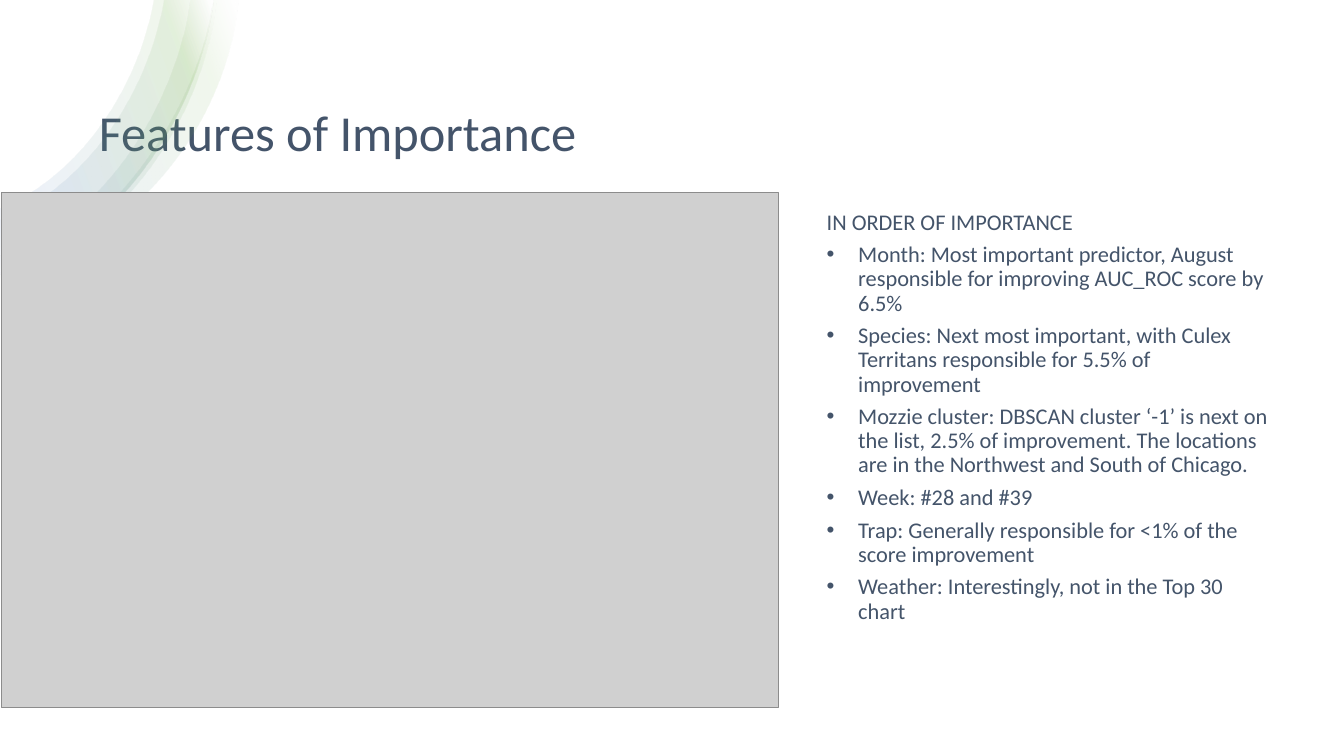
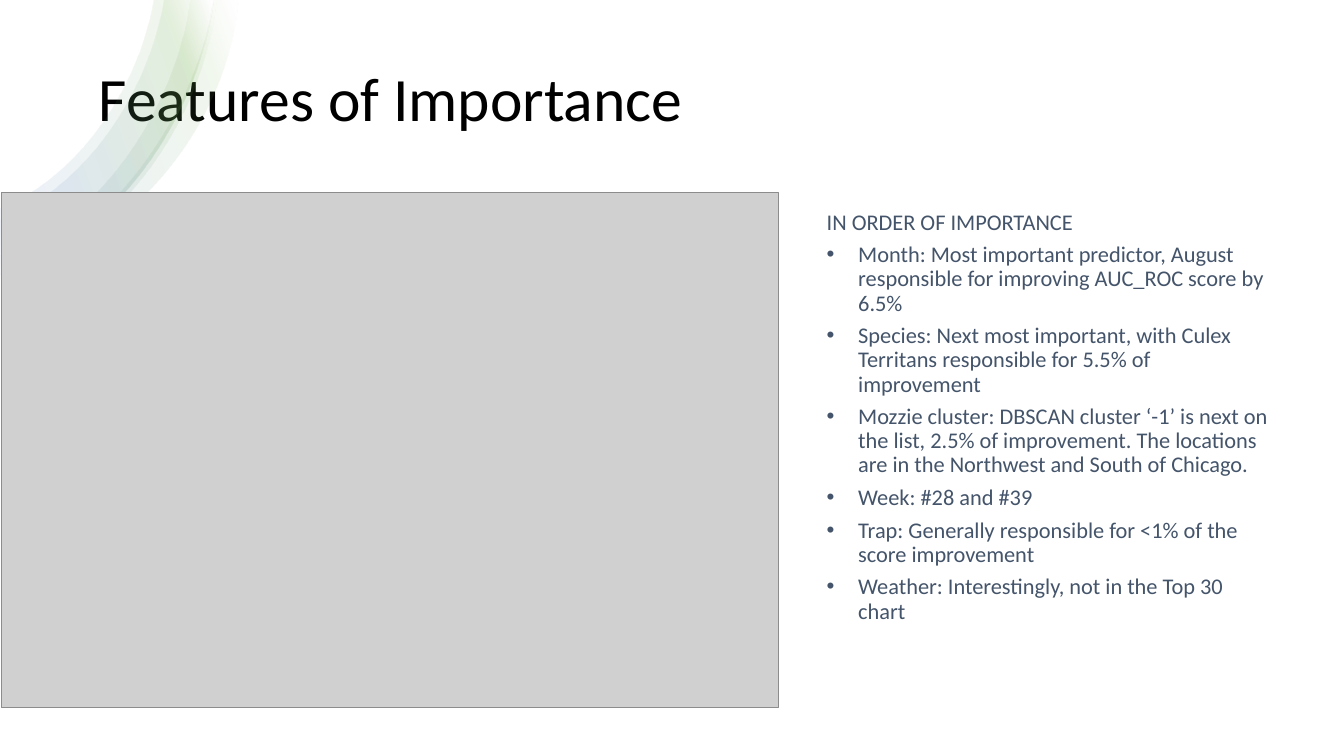
Before and after one commit to ngwtl/DSI-SG-24-projects, a slide deck: slide 12 of project_4/project-4-presentation.pptx. Drawn at 1344x756 pixels with LibreOffice and Linux fonts; fonts in the diff are those of the drawing; grey boxes stand for pictures. Boxes give left, top, right and bottom in pixels: in the first picture for what was removed or moved away, otherwise in the second. Text is boxed around its words. In the diff, an @@ line names an element or a change of style, - is before the commit and + after.

```diff
--- a/project_4/project-4-presentation.pptx
+++ b/project_4/project-4-presentation.pptx
@@ title "Features of Importance" at box(99, 70, 682, 131): size 36 to 44 pt, text colour #44546A to #000000 @@
```
Also in this commit, not shown: 10 other slides changed, 58 other files.
